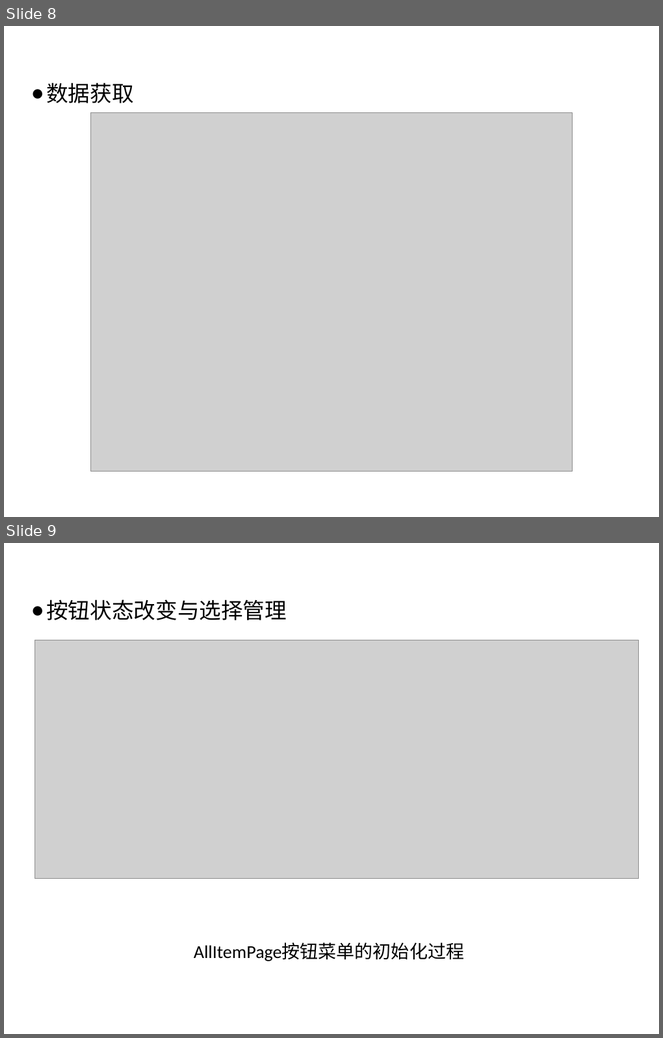
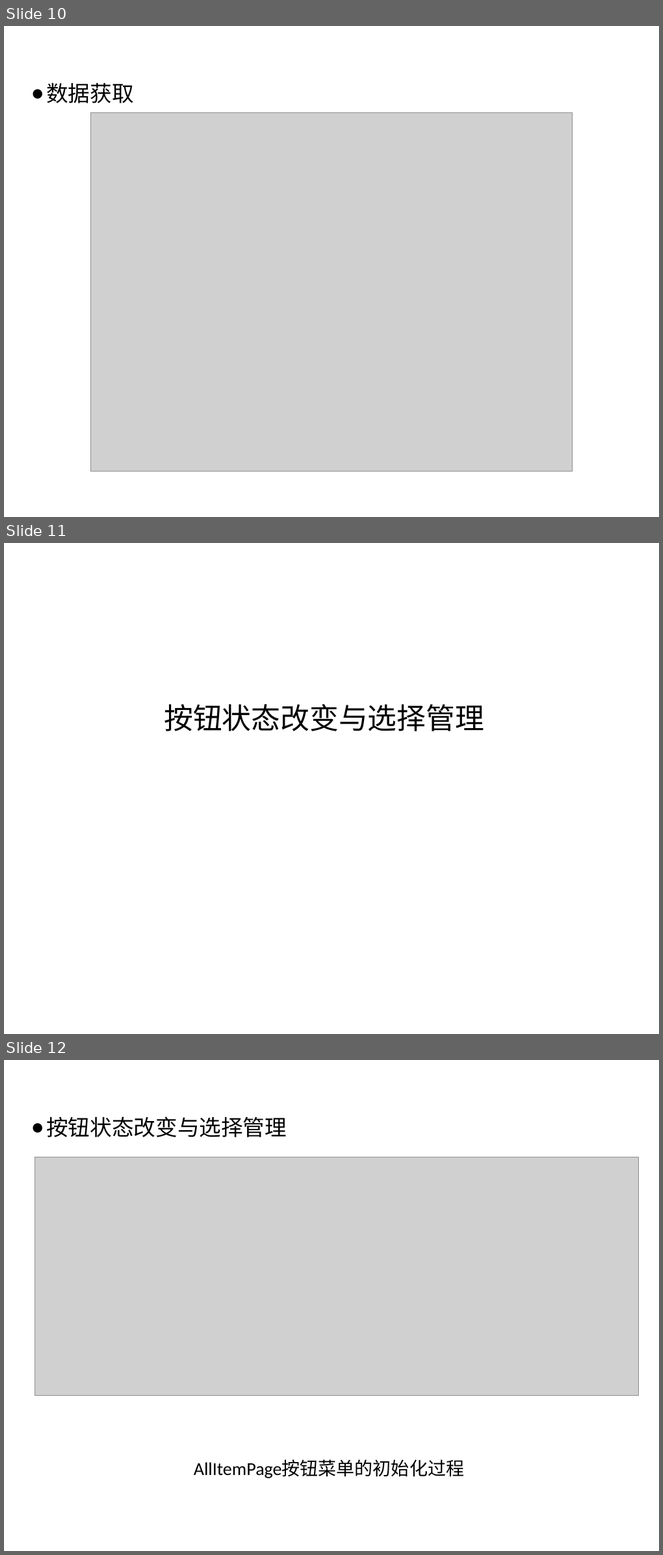
Before and after one commit to littlePunk/-, a slide deck: 11月25号答辩准备.pptx. Shown one above the other, each under a label of ours: slides 8 and 9 before the commit, slides 10, 11 and 12 after it. The pictures are 663x1038 and 663x1555 pixels, drawn with LibreOffice and Linux fonts; fonts in the diff are those of the drawing; grey boxes stand for pictures; background and template pictures are left out. Boxes give left, top, right and bottom in pixels: in the first picture for what was removed or moved away, otherwise in the second. Text is boxed around its words. In the diff, an @@ line names an element or a change of style, - is before the commit and + after.

```diff
--- a/11月25号答辩准备.pptx
+++ b/11月25号答辩准备.pptx
@@ slide 11 added at <box>4,543,659,1034</box>, background picture (left out) @@
@@ text added at <box>164,704,484,731</box>, 32 pt, text #000000 @@
+按钮状态改变与选择管理
@@ what was slide 8 is now slide 10 @@
@@ what was slide 9 is now slide 12 @@
```
Also in this commit, not shown: 7 slides changed, 4 other slides added, 4 other files.
